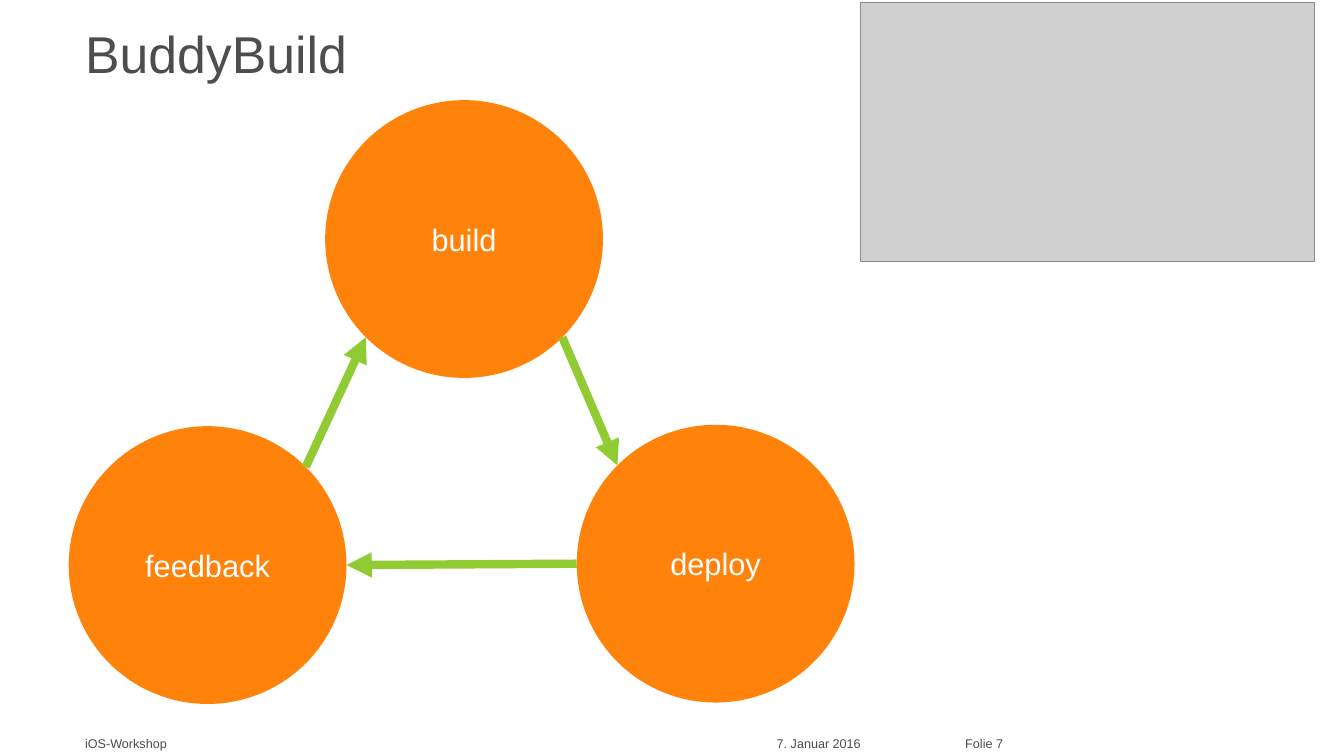
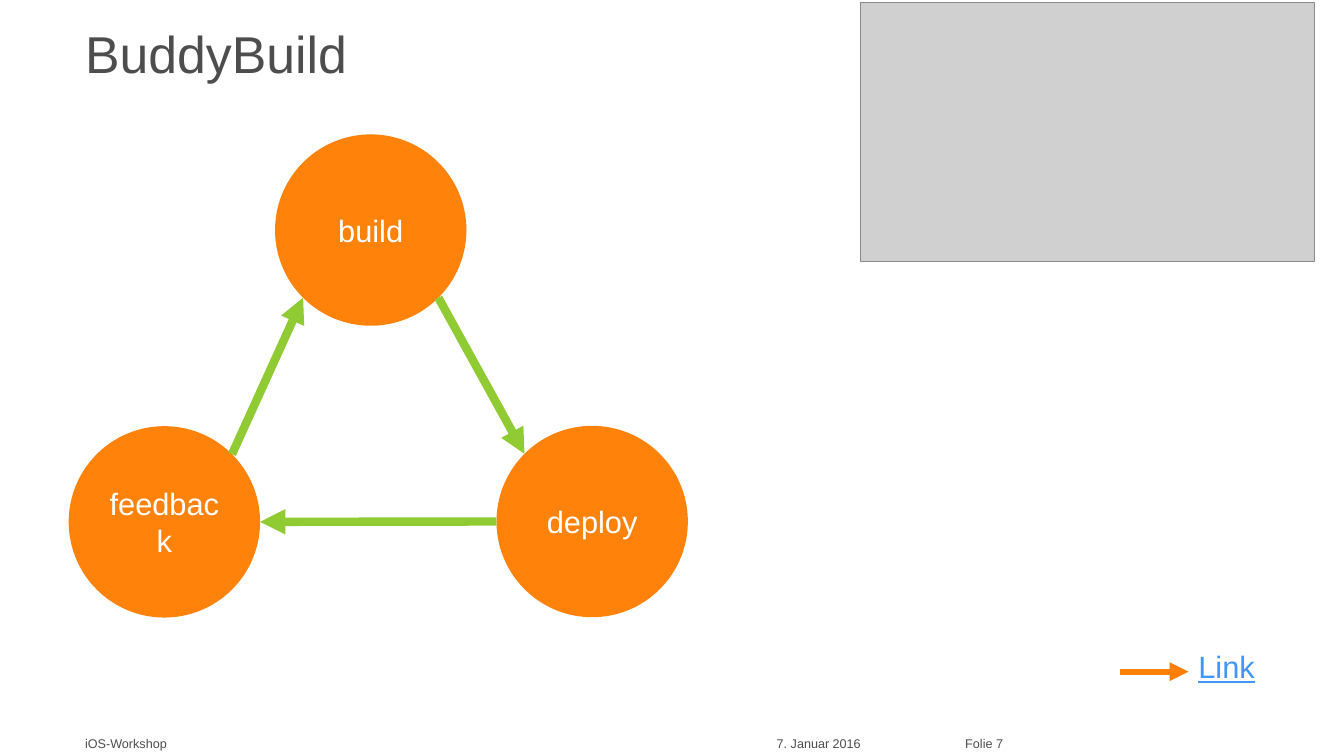
Before and after one commit to atalupadhyay/fhnw-mobile-workshop, a slide deck: slide 7 of iOS/4. Termin/Termin 4.pptx. Drawn at 1344x756 pixels with LibreOffice and Linux fonts; fonts in the diff are those of the drawing; grey boxes stand for pictures. Boxes give left, top, right and bottom in pixels: in the first picture for what was removed or moved away, otherwise in the second. Text is boxed around its words. In the diff, an @@ line names an element or a change of style, - is before the commit and + after.

Commit message:
Updated slides

```diff
--- a/iOS/4. Termin/Termin 4.pptx
+++ b/iOS/4. Termin/Termin 4.pptx
@@ ellipse "build": place and size @@
-ellipse "build" at (326, 100, 604, 378)
+ellipse "build" at (275, 134, 467, 326)
@@ arrow moved from (306, 467) - (366, 338) to (232, 455) - (303, 297) @@
@@ arrow moved from (563, 338) - (618, 466) to (439, 297) - (524, 454) @@
@@ ellipse "feedback": place and size @@
-ellipse "feedback" at (69, 426, 347, 705)
+ellipse "feedback" at (69, 426, 260, 618)
@@ ellipse "deploy": place and size @@
-ellipse "deploy" at (577, 424, 855, 703)
+ellipse "deploy" at (497, 425, 689, 617)
@@ arrow moved from (577, 564) - (347, 566) to (497, 521) - (260, 522) @@
@@ text added at (1198, 655, 1254, 683), 22 pt, text #4095FE, underline @@
+Link
@@ arrow added from (1120, 671) to (1189, 671), #FF7F04 4.5 pt @@
```
Also in this commit, not shown: 4 other slides changed, 1 other file.
